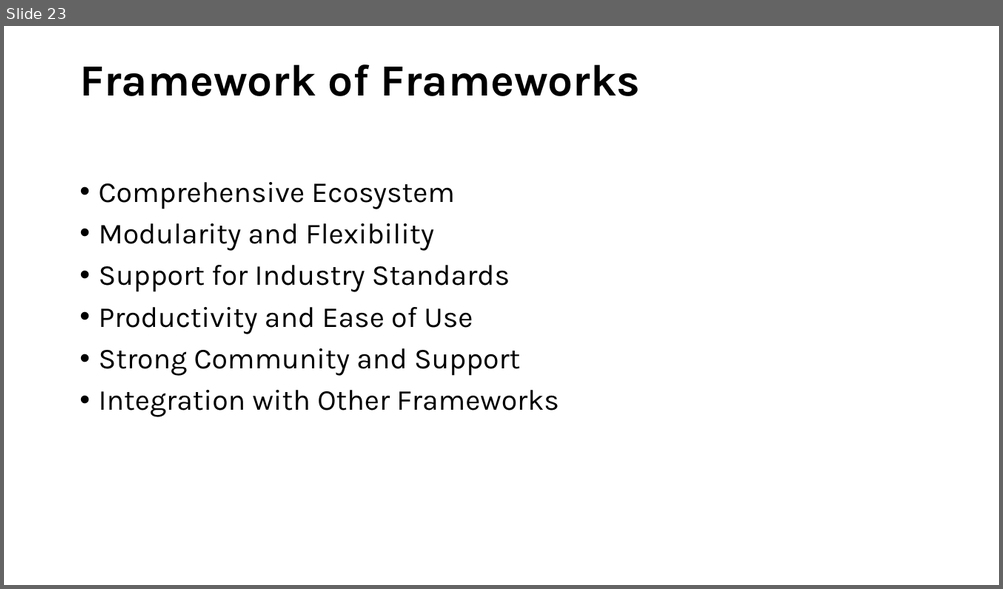
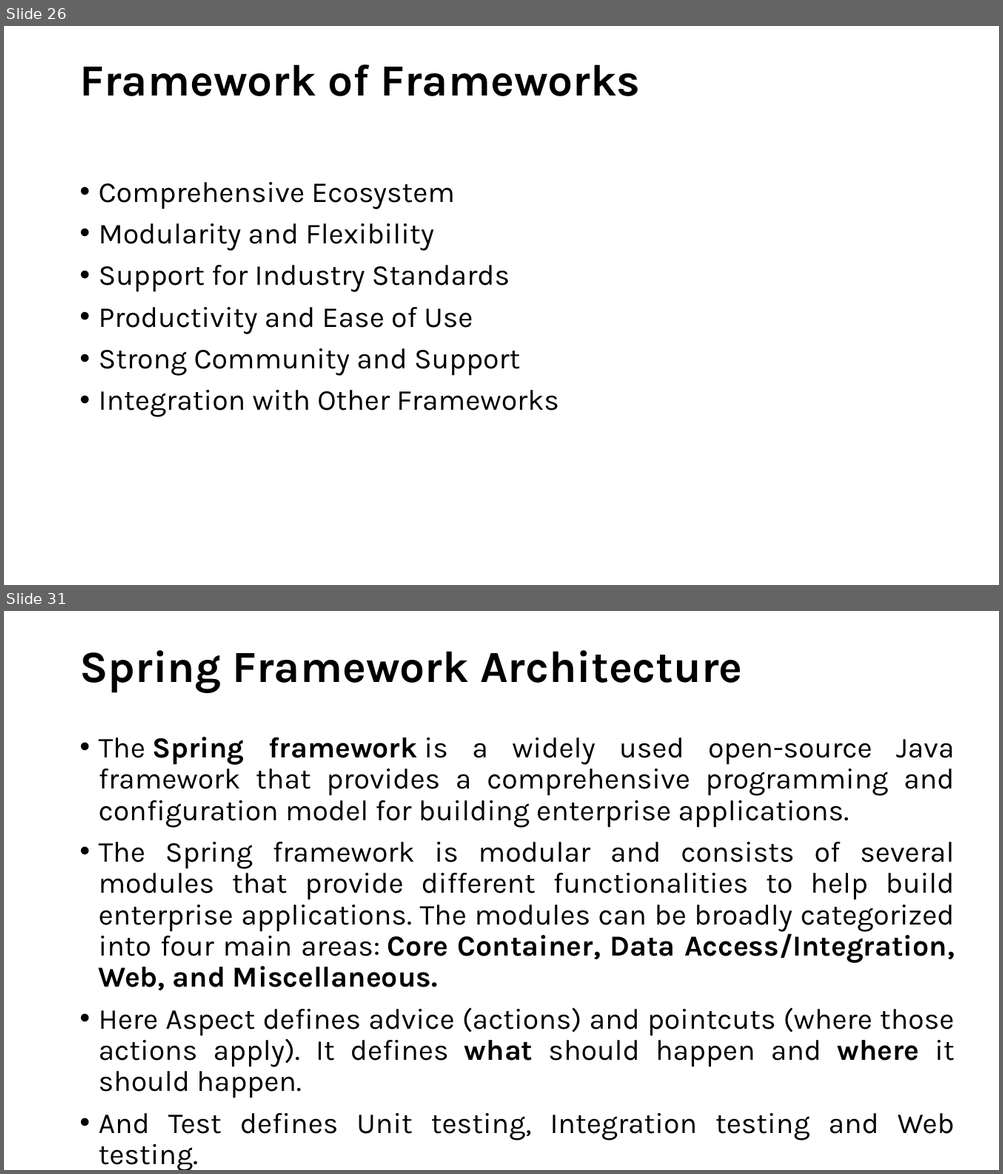
Before and after one commit to ProgrammingStairs/Hibernate-330pm, a slide deck: Spring Introduction.pptx. Shown one above the other, each under a label of ours: slide 23 before the commit, slides 26 and 31 after it; the slides between them are not shown. The pictures are 1003x589 and 1003x1174 pixels, drawn with LibreOffice and Linux fonts; fonts in the diff are those of the drawing. Boxes give left, top, right and bottom in pixels: in the first picture for what was removed or moved away, otherwise in the second. Text is boxed around its words. In the diff, an @@ line names an element or a change of style, - is before the commit and + after.

```diff
--- a/Spring Introduction.pptx
+++ b/Spring Introduction.pptx
@@ slide 31 added at bbox=[4, 611, 999, 1170], background #FFFFFF @@
@@ title added at bbox=[79, 650, 743, 693], 43 pt, text #000000, bold @@
+Spring Framework Architecture
@@ text added at bbox=[99, 737, 954, 1170], 28 pt, text #000000 @@
+• The Spring framework is a widely used open-source Java framework that provides a comprehensive programming and configuration model for building enterprise applications.
+• The Spring framework is modular and consists of several modules that provide different functionalities to help build enterprise applications. The modules can be broadly categorized into four main areas: Core Container, Data Access/Integration, Web, and Miscellaneous.
+• Here Aspect defines advice (actions) and pointcuts (where those actions apply). It defines what should happen and where it should happen.
+• And Test defines Unit testing, Integration testing and Web testing.
@@ what was slide 23 is now slide 26 @@
```
Also in this commit, not shown: 3 slides changed, 9 other slides added.
